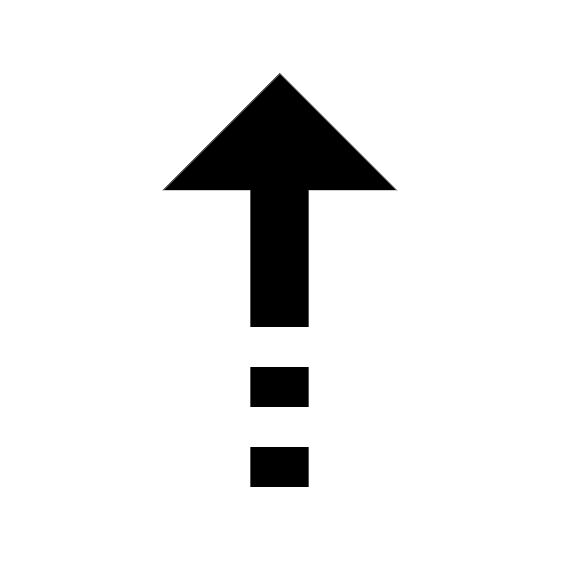
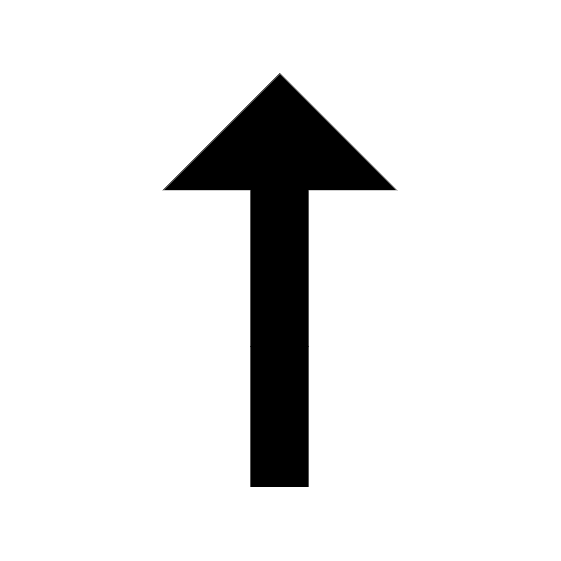
Two versions of the same layered image (561x561). Layer-by-layer changes:
added layer "Forward" above "Sprint" over [250, 327, 309, 447]
renamed "Layer 4 copy" to "Sprint", hid it over [250, 327, 309, 447]
